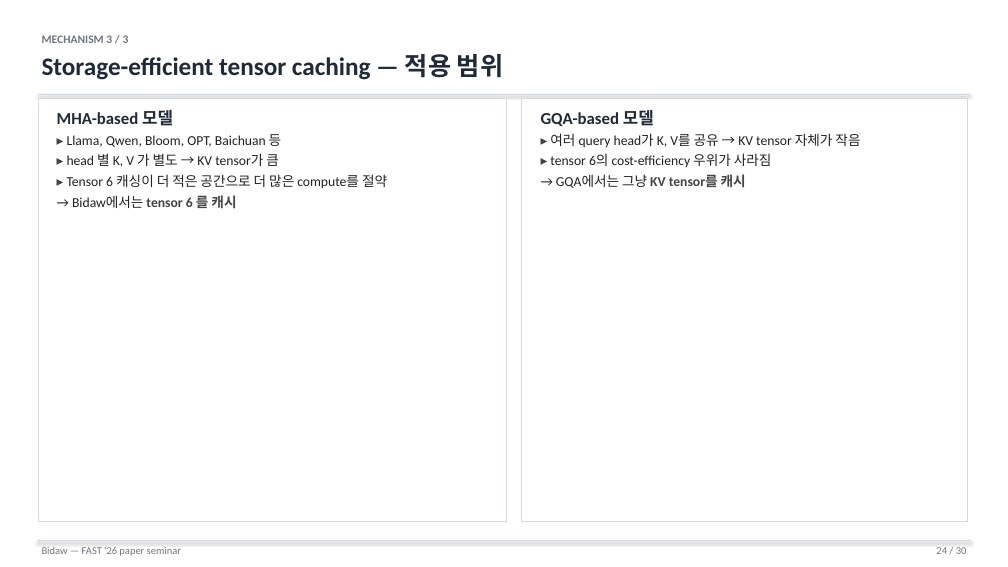
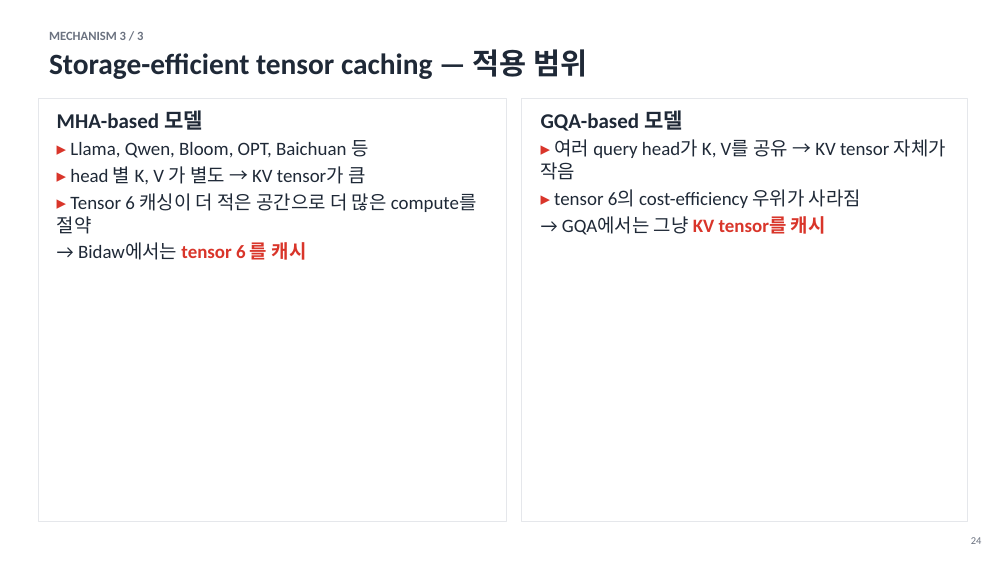
Before and after one commit to Daejun/bidaw, a slide deck: slide 24 of Bidaw_seminar.pptx. Drawn at 1008x567 pixels with LibreOffice and Linux fonts; fonts in the diff are those of the drawing. Boxes give left, top, right and bottom in pixels: in the first picture for what was removed or moved away, otherwise in the second. Text is boxed around its words. In the diff, an @@ line names an element or a change of style, - is before the commit and + after.

Commit message:
Redesign deck in vLLM Kwon (SOSP'23) academic style
Reference: Woosuk Kwon's PagedAttention talk slides + UC Davis vLLM
lecture. Key shifts:

- Body 13pt → 18pt, title 24pt → 28pt, kicker upper-cased small grey
- Title slide: yellow + blue vertical accent bars on the left, 38pt
  bold title, single-line author row
- Header band: no rule, no colour bar — kicker + big title with
  generous whitespace
- Footer reduced to a small page number on the bottom-right
- Single emphasis colour (red #D9352A) on key terms / numbers
- Pastel callout palette (yellow / blue / green / peach) defined for
  future figure annotations
- Trimmed slide-3 bullets ~50% to match lower text density

30-slide structure and embedded figures unchanged.

```diff
--- a/Bidaw_seminar.pptx
+++ b/Bidaw_seminar.pptx
@@ text "MECHANISM 3 / 3": place and size @@
-text "MECHANISM 3 / 3" at (42, 35, 503, 80)
+text "MECHANISM 3 / 3" at (49, 32, 587, 79)
@@ text "MECHANISM 3 / 3" at (49, 32, 587, 79): size 11 to 12 pt, text colour #707680 to #6B7280 in "MECHANISM 3 / 3"; size 24 to 28 pt in "Storage-efficient tensor caching — 적용 범위"; less space between paragraphs @@
@@ rectangle at (38, 98, 507, 522): outline #D5D9E0 0.5 pt to #E5E7EB 0.5 pt @@
@@ line removed from (38, 95) to (970, 95) @@
@@ text "MHA-based 모델" at (57, 110, 477, 264): size 16 to 20 pt in "MHA-based 모델"; size 13 to 18 pt; text colour #444444 to #D9352A in "▸", "▸", "▸", "tensor 6 를 캐시"; text colour #222222 to #1F2937 in "Llama, Qwen, Bloom, OPT, Baichuan 등", "head 별 K, V 가 별도 → ...", "Tensor 6 캐싱이 더 적은 공간으로 더 ...", "→ Bidaw에서는" @@
@@ rectangle at (522, 98, 968, 522): outline #D5D9E0 0.5 pt to #E5E7EB 0.5 pt @@
@@ text "GQA-based 모델" at (541, 110, 946, 235): size 16 to 20 pt in "GQA-based 모델"; size 13 to 18 pt in "▸ 여러 query head가 K, V를 공유 ...", "▸ tensor 6의 cost-efficiency 우위가 사라짐", "→ GQA에서는 그냥 KV tensor를 캐시"; text colour #444444 to #D9352A in "▸", "▸", "KV tensor를 캐시"; text colour #222222 to #1F2937 in "여러 query head가 K, V를 공유 → ...", "tensor 6의 cost-efficiency 우위가 사라짐", "→ GQA에서는 그냥" @@
@@ text at (971, 537, 982, 544): text changed; text colour #707680 to #6B7280 @@
-24 / 30
+24
@@ line removed from (38, 541) to (970, 541) @@
@@ text removed at (42, 547, 181, 556) @@
-Bidaw — FAST '26 paper seminar
```
Also in this commit, not shown: 29 other slides changed, 2 other files.
